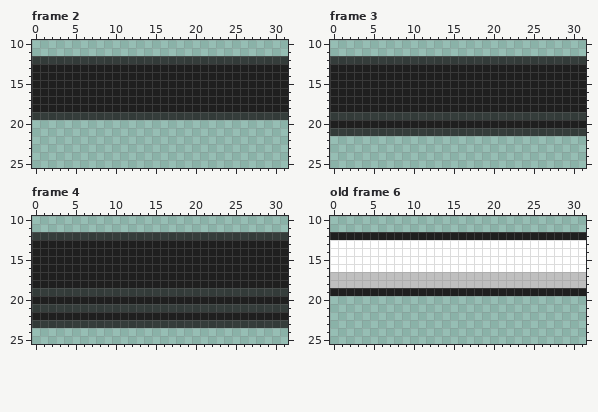
Pixel-art file -- FinalProject/Content/Materials/Indicator.aseprite. The first picture shows the starting point.
32x32 pixels, 15 frames. Shown: frame 2: x 0..31, y 10..25; frame 3: x 0..31, y 10..25; frame 4: x 0..31, y 10..25; old frame 6: x 0..31, y 10..25. The commit also changed other frames, which this record leaves out.
The same view after the edit:
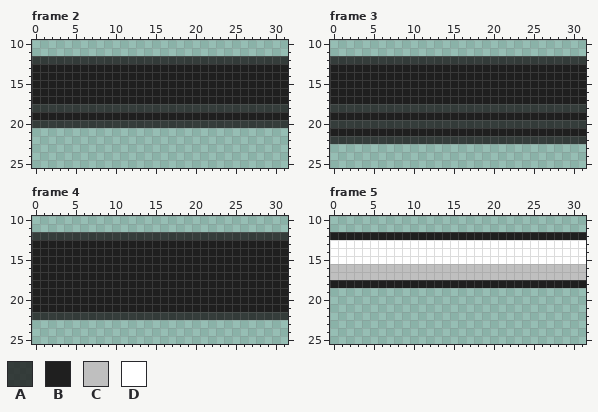
Palette (. is transparent): A #1f1f1fcf  B #1f1f1f  C #bfbfbf  D #ffffff
A new or re-ordered frame is compared with the old frame closest to it.
The edit:
frames re-ordered
Frame 2:
Colour A now appears in row 20 at x 0 to 31.
The author changed colour B to colour A in row 18 at x 0 to 31.
The author changed colour A to colour B in row 19 at x 0 to 31.
Frame 3:
Colour A now appears in row 22 at x 0 to 31.
The author changed colour B to colour A in row 18 at x 0 to 31; in row 20 at x 0 to 31.
The author changed colour A to colour B in row 19 at x 0 to 31; in row 21 at x 0 to 31.
Frame 4:
The author changed colour B to colour A in row 22 at x 0 to 31.
The author changed colour A to colour B in row 19 at x 0 to 31; in row 21 at x 0 to 31.
The edit erases colour A in row 23 at x 0 to 31.
Frame 5 against old frame 6:
The author changed colour C to colour B in row 18 at x 0 to 31.
The author changed colour D to colour C in row 16 at x 0 to 31.
The edit erases colour B in row 19 at x 0 to 31.
